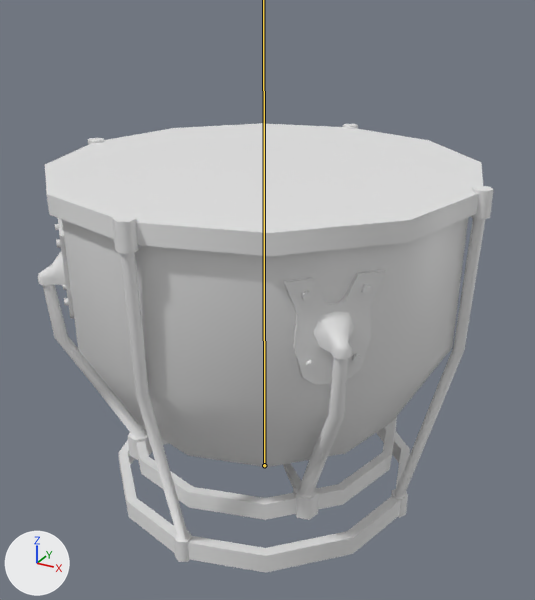
What one commit did to the FBX model Return of the Symphony/Assets/Art/Models/Pauk.fbx.
Both versions are drawn from a 50 mm camera at (1.72, -3.09, 2.59) aimed at (0.03, -0.03, 1.06). Every picture has the same lights, and +X, +Y and +Z are marked at lower left. The bones that bend it are drawn over the model as lines.

Names of what the first picture shows: 'Pauk', 'Pauk.001'.
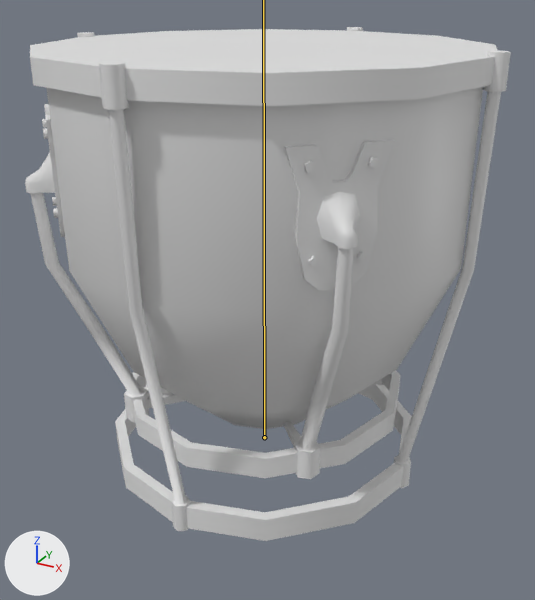
The newer file adds an action. The first version stands in its rest pose; the second is drawn at frame 11 of the action 'Pauk+Amurure|Press.001'.

Pixel boxes [x1, y1, x2, y2] of what changed, in the pictures (535 x 600 px):
'Pauk', posed (7% wider, 14% taller): before [45, 123, 494, 573]; after [30, 27, 511, 541]
'PaukM_LOD0', now drawn: after [25, 104, 400, 479]
'Pauk.001', no longer drawn: before [38, 218, 397, 520]

The change, as a list of edits to the scene's bpy script:
```text
Change bone_rig_object:
    where bone_rig_object = bpy.data.objects['Pauk+Amurure']  # the whole rig 'Pauk+Amurure'
    bone_rig_object.location: (0.0, 0.0, 0.0) -> (0.0, 0.0, -0.075)
Change bone_drum:
    where bone_drum = bpy.data.objects['Pauk+Amurure'].pose.bones['drum']
    bone_drum.location: (0.0, 0.0, 0.0) -> (0.0, 0.265, 0.0)
    bone_drum.scale: (1.0, 1.0, 1.0) -> (1.0, 1.2, 1.0)
```
